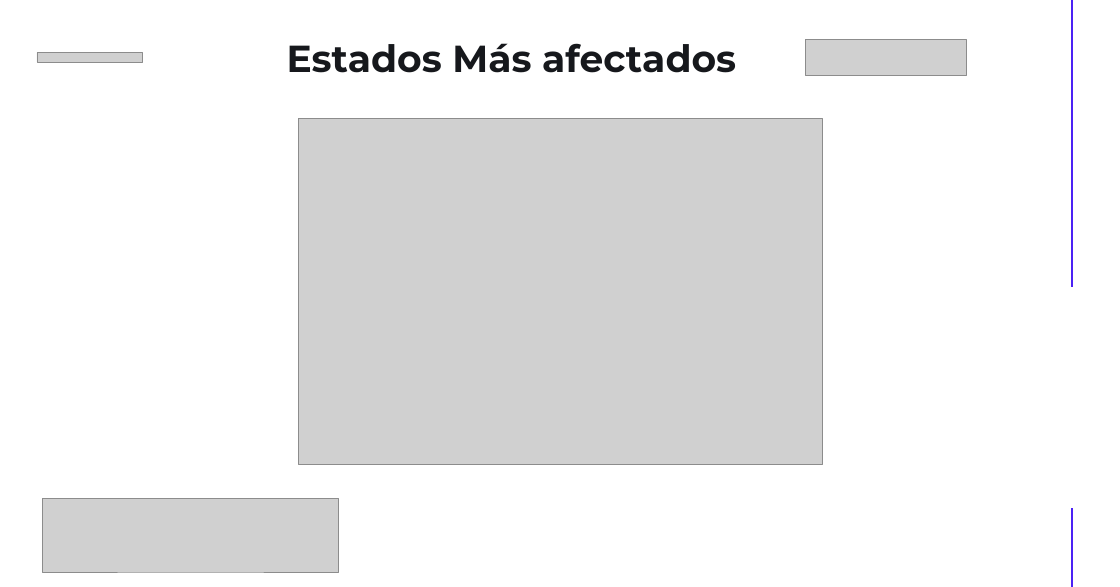
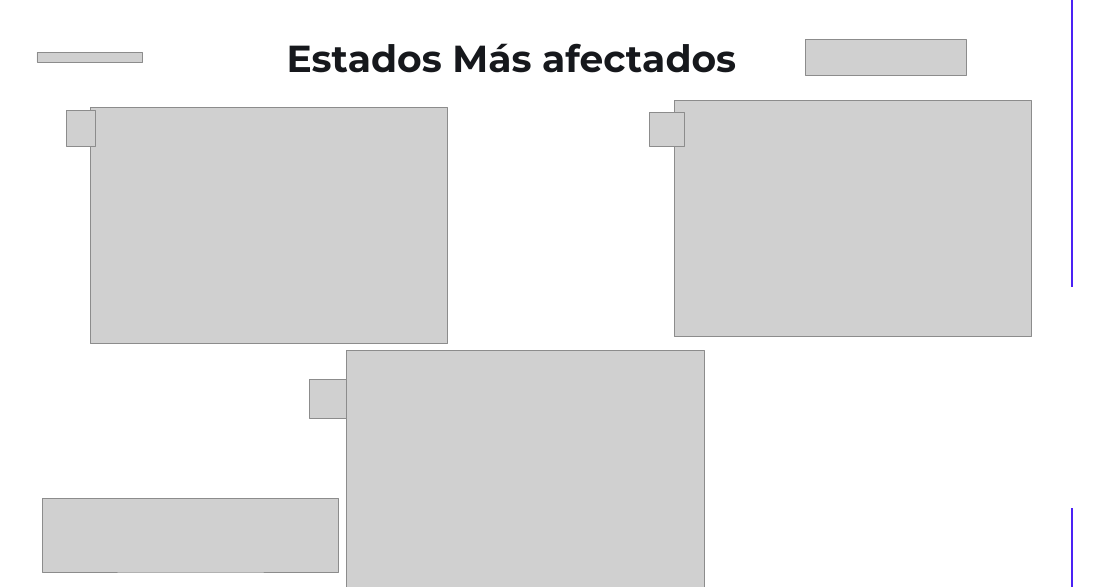
Before and after one commit to Gaby17mx/Proyecto_Bedu_DA, a slide deck: slide 12 of Gabriela_Rodriguez_Ruiz.pptx (slide 13 before the commit). Drawn at 1120x587 pixels with LibreOffice and Linux fonts; fonts in the diff are those of the drawing; grey boxes stand for pictures. Boxes give left, top, right and bottom in pixels: in the first picture for what was removed or moved away, otherwise in the second. Text is boxed around its words. In the diff, an @@ line names an element or a change of style, - is before the commit and + after.

```diff
--- a/Gabriela_Rodriguez_Ruiz.pptx
+++ b/Gabriela_Rodriguez_Ruiz.pptx
@@ picture added at <box>67,110,95,146</box> @@
@@ picture added at <box>90,108,448,343</box> @@
@@ picture removed at <box>298,118,821,464</box> @@
@@ picture added at <box>650,112,685,146</box> @@
@@ picture added at <box>674,101,1031,337</box> @@
@@ picture added at <box>347,351,704,586</box> @@
@@ picture added at <box>309,379,347,418</box> @@
```
Also in this commit, not shown: 5 other slides changed, 1 slide removed.
